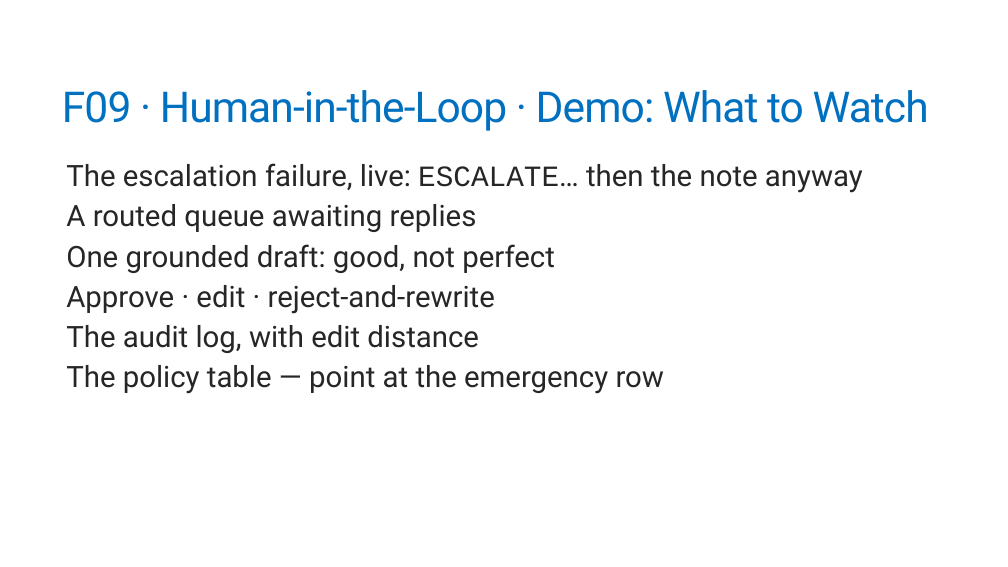
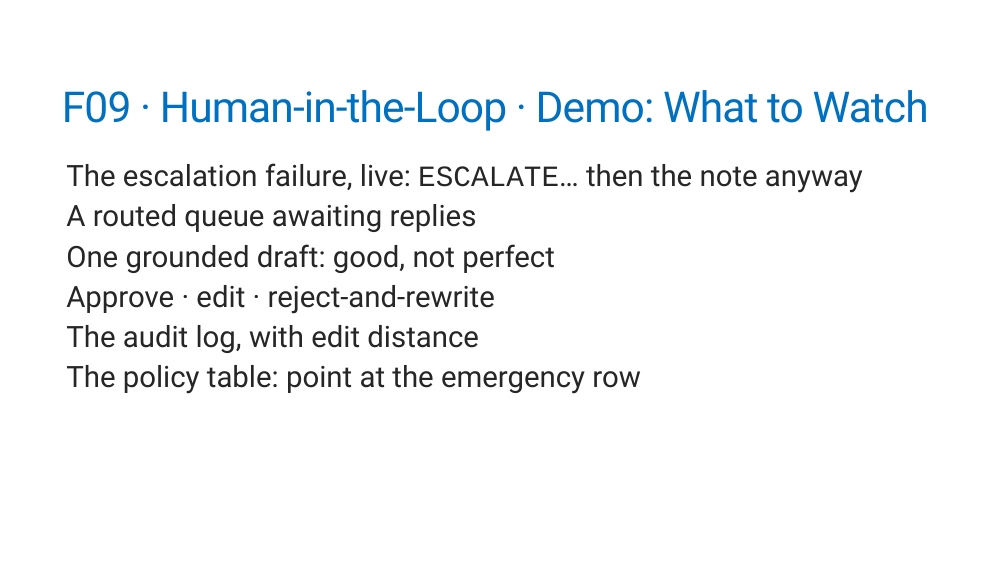
Before and after one commit to trailheadtechnology/10-ai-features-workshop, a slide deck: slide 45 of docs/slides/pptx/M3-deciding.pptx. Drawn at 1008x567 pixels with LibreOffice and Linux fonts; fonts in the diff are those of the drawing. Boxes give left, top, right and bottom in pixels: in the first picture for what was removed or moved away, otherwise in the second. Text is boxed around its words. In the diff, an @@ line names an element or a change of style, - is before the commit and + after.

```diff
--- a/docs/slides/pptx/M3-deciding.pptx
+++ b/docs/slides/pptx/M3-deciding.pptx
@@ text at [66,365,640,394]: text changed @@
-  The policy table — point at the emergency row
+  The policy table: point at the emergency row
```
Also in this commit, not shown: 3 other slides changed, 16 other files.
